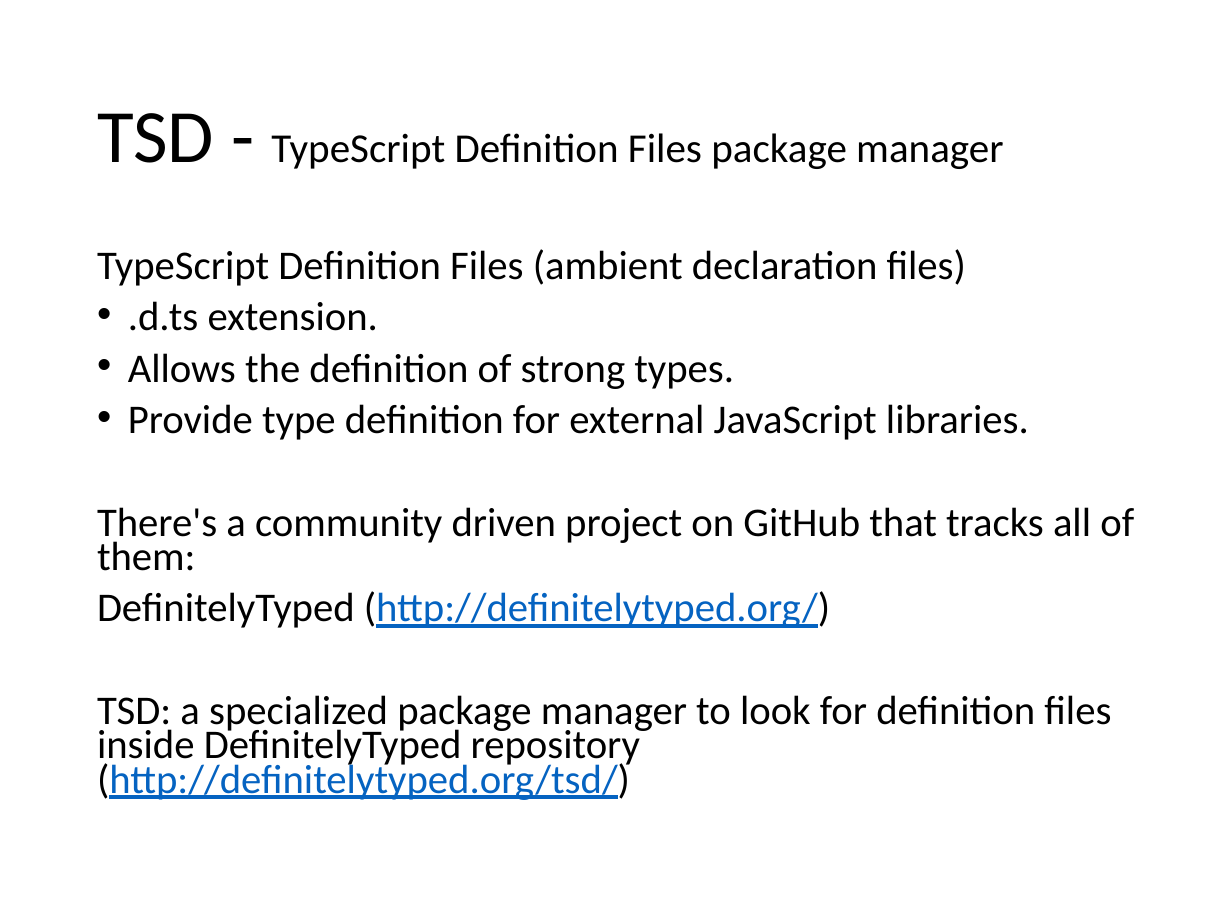
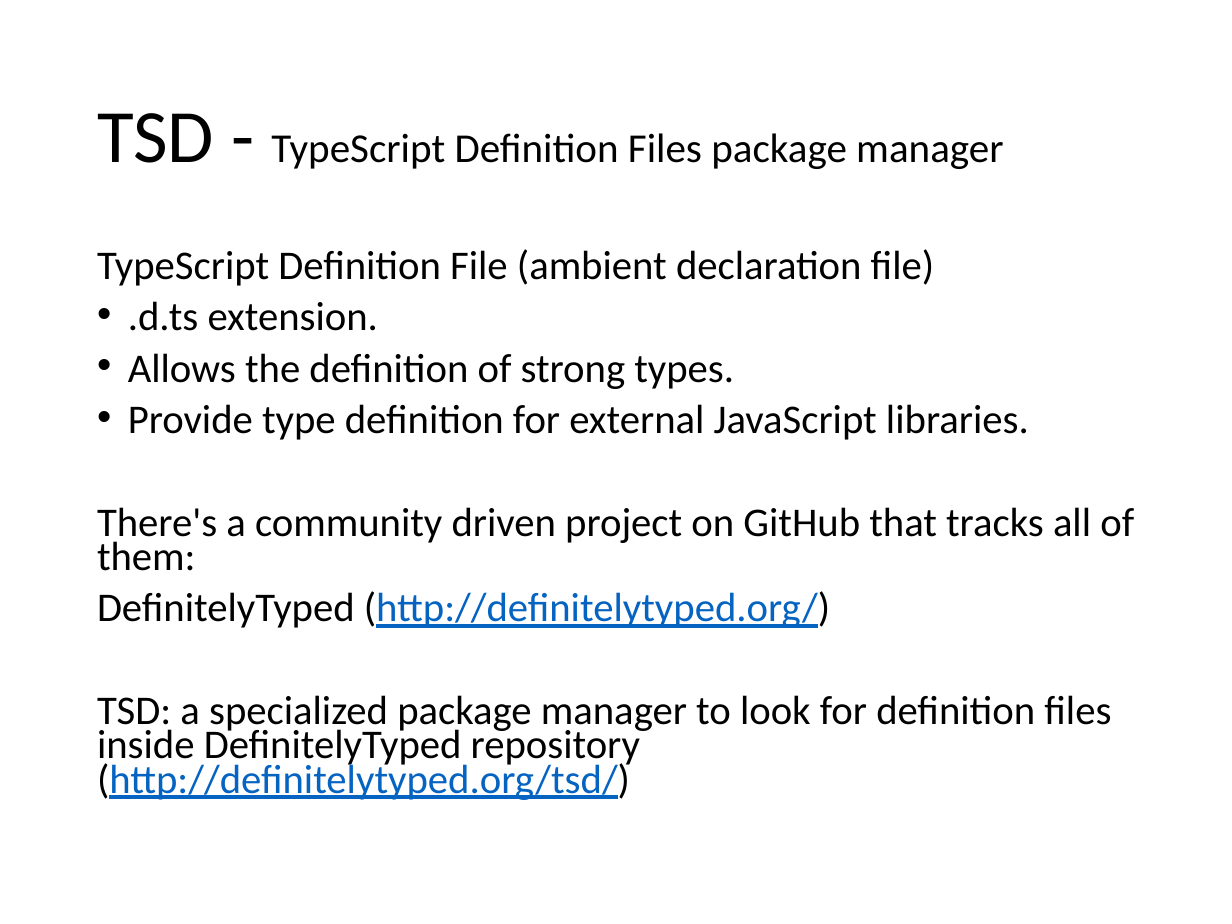
Before and after one commit to AGiorgetti/WebNextConf2015, a slide deck: slide 16 of TypeScript.pptx. Drawn at 1232x924 pixels with LibreOffice and Linux fonts; fonts in the diff are those of the drawing; background and template pictures are left out. Boxes give left, top, right and bottom in pixels: in the first picture for what was removed or moved away, otherwise in the second. Text is boxed around its words. In the diff, an @@ line names an element or a change of style, - is before the commit and + after.

```diff
--- a/TypeScript.pptx
+++ b/TypeScript.pptx
@@ text at (97,249,934,286): text changed @@
-TypeScript Definition Files (ambient declaration files)
+TypeScript Definition File (ambient declaration file)
```
Also in this commit, not shown: 4 other slides changed.
